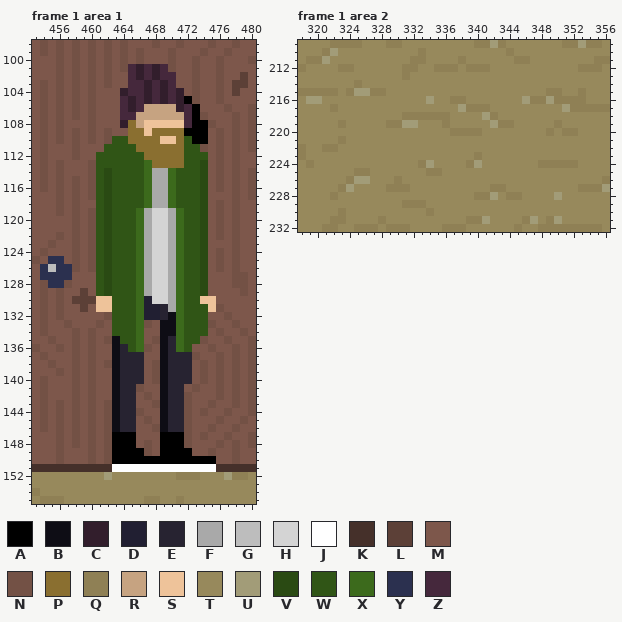
Two states of a pixel-art file, Arte/solarprototype3.ase. That is the earlier state.
640x360 pixels, 6 frames. Colours within 5 levels of each other are drawn and written as one. Shown: frame 1 area 1: x 453..480, y 98..155; frame 1 area 2: x 318..356, y 209..232. The commit also changed other frames or places, which this record leaves out.
Visible layers, top first: "hobo", "tendedero", "bottle battle", "cortina", "casa", "baño", "encima", "todo".
Palette (. is transparent): A #000000  B #0e0d15  C #321e2c  D #211f32  E #272331  F #a9a9a9  G #bdbdbd  H #d4d4d4  J #ffffff  K #45302a  L #5c4037  M #7d574b  N #735145  P #8a6f30  Q #8f8055  R #c6a381  S #eec39a  T #97895c  U #a29c78  V #2a4a13  W #305516  X #3c6a1c  Y #2b304f  Z #45283c
Pixels before, frame 1 area 1, first column x 453:
 98 MNMNMNMNMNMNMMMNMMNMMMNMMNMM
 99 MNMNMNMNMNMNMNMMMNMMMNMMNMMM
100 MMMNMNMNMNMNMNMMMNMMNMMNMMMN
101 MMMNMNMNMNMNZCZCZNMMNMMNMMMM
102 MMMNMNMNMNMMZCZCZZMMNMMNMMLM
103 MNMNMNMNMNMMZZCZCZMMNMMNMLLM
104 MNMNMNMNMMMCZZCZCZCMNMMNMLMM
105 MNMNMNMNMMMZCZCZCZCANMMNMMMM
106 MNMNMNMNMMMZCZRRRRCZAMMMNMMN
107 MNMNMNMNMMMZZRRRRRRZANMMMNMN
108 MNMNMMMNMMMCPRSSSSSZAANMMNMN
109 MNMNMNMNMNMMPPSPPPPAAAMNMNMN
110 MNMNMNMNMNWWPPPPSSPWAAMNMNMN
111 MNMMMNMMMWWWWPPPPPPWWNMNMNMN
112 MNMMMNMMWWWWWWPPPPPWWWMNMNMM
113 MNMNMMMNWWWWWWXPPPPWWVMNMNMM
114 MNMNMMMNWVWWWWXFFXWWWVMNMNMN
115 MNMNMNMNWVWWWWXFFXWWWVMNMNMN
116 MNMNMNMNWVWWWWXFFXWWWVMNMNMN
117 MMMNMNMNWVWWWWXFFXWWWVMMMNMN
118 MMMNMNMMWVWWWWXFFXWWWVMNMNMM
119 MMMNMNMNWVWWWXFHHFXWWVMNMNMM
120 MMMMMNMNWVWWWXFHHFXWWVMNMNMM
121 MMMMMNMNWVWWWXFHHFXWWVMNMNMM
122 MMMNMNMNWVWWWXFHHFXWWVMNMNMM
123 MMNMMNMNWVWWWXFHHFXWWVMMMNMM
124 MNMMMNMNWVWWWXFHHFXWWVMNMNMM
125 NMYYMNMNWVWWWXFHHFXWWVMNMNMM
126 MYGYYNMNWVWWWXFHHFXWWVMNMNMM
127 MYYYYMMMWVWWWXFHHFXWWVMMMNNM
128 MNYYNMMMWVWWWXFHHFXWWVMMMNNM
129 MNMNMMLMWVWWWXFHHFXWWVMMMMNM
130 MNMNMLLLSSWWWXDHHFXWWSSMMMMM
131 MNMNMMLMSSWWWXDDEFXWWWSNMMMM
132 MNMNMMMMMNWWWXDDEBXWWWMMNMMM
133 MNMMNMMMNMWWWXNMBBXWWWNMMNMM
134 MNMMMNMNMMWWWXMMBBXWWWMNMMNM
135 MMNMMNMNMNBWWXMNBEXWWNMMNMMN
136 NMMNMNMNMMBEWXNMBEXWMMNMMNMN
137 MNMMMNMNMMBEEEMMBEEENMMNMNMN
138 MMNMMNMNMNBEEEMNBEEEMNMNMNMN
139 MMMNMNMNMMBEEEMNBEEEMNMNMNMN
140 MNMMMNMNMMBEEEMNBEEEMNMNMNMN
141 MNMMMNMNMMBEENMMBEEMNMMNMNMN
142 MNMMMNMNMMBEEMNMBEENMMMNMNMN
143 MNMNMNMNMNBEEMMNBEENMMNMMNMN
144 MNMNMNMNMNBEENMMBEENMNMMNMMN
145 MNMNMNMNMNBEEMNMBEENMMMNMMNM
146 MNMNMNMNMNBEEMMNBEENMMNMMNMM
147 MMMNMNMNMNAAAMMMAAANMNMMNMMN
148 MMMNMNMNMNAAAMNMAAANMMMNMNMN
149 MMMNMMMNMNAAAANMAAAAMMNMMNMM
150 MMMNMMMNMNAAAAAAAAAAAAAMMNMM
151 KKKKKKKKKKJJJJJJJJJJJJJKKKKK
152 TTTTTTTTTUTTTTTTTTQQQTTTUQQT
153 TTTTTTTTTTTTTTTTTTTTTTTTTTTT
154 QTTTTTTTTTTTTTTTTTTTTTTTTTTT
155 TQQQTTTTTTTTTTQQTTQTTTTTTTTT
Pixels before, frame 1 area 2, first column x 318:
209 TTTTQQQQTTTQQTTTTTTTTTQQUQTTTTTTTQQUQQT
210 TTTQUTTTTTTTTTTQTTTTTTTTTTQTTTTTTTTTTTT
211 TQQUTTTTTTTTTTQQTTTTQTTTTTTQQTTTTTTTTQQ
212 QTTTTQQTTTTTTQQTTQQQTQQQTTTTTTTTTTTQQQT
213 TTTTTTTTTTTTTQTTTTTTTTTTTTTTTTTTTTTTTTT
214 TTTTTTTQTTTTTTTTTTTTTTTTTTTTTTTTTTTTTTT
215 QQQQQTQUUQQTTTTTTTTTTTTTTTTTTTTQQTTQTTT
216 TUUTTTTTTTTTTTTTUTTQQTTTTTTTUQQUQQQQTTT
217 TTTTQTTTTTTTTTTTTTTTUQQQTTTTTTTTTUQQQQQ
218 TTTTTTTTTTTTTQQQQQQTTTTUQTTTTTTTTTTTTTT
219 TTTTTQTTTTTQQUUTTTQTTTTTUQQTTTTTQTTTTTT
220 TTTTTTTTTTTTTTTTTTTQQQQTTTTTTTTQTQQTTTT
221 TTTTTQTTTTTTTTTTTTTTTTTTTTTTTTTTTTTTTTT
222 QTTQQTTTTTTTTTTTTTTTTTTTTTTTTTTTTTTTTTT
223 QTTTTTTTTTTTTTTTTTTTTTQTTTTTTTTTTTTTTTT
224 TQTTTTTTTTTTTTTQUTTTTQUTTTTTTTQQQQQTTTT
225 TTTTTTTQQTTTTTTTQQTTTTTTTTTTTTTTTTTTTTT
226 TTTTTTQUUTTTQTTTTTTTTTTTTTTTTTTTTTTTTTQ
227 TTTTTQUTTTTQQQTTTTTTTTTTQQTTTTTTTTTQQQU
228 TTTTQTTTTTTTTTTTTTTTTTQQUTQQTTTTUTTTTTT
229 TTTTTTTTTTTTTQQQTTTTTTTTTTTTTTTTTTTTTTT
230 TTTTTQTTTTTTTTTTQTTTTTTTTTTTTTTTTTTTTTT
231 TTTTQQTTTTQTTTTTTTTTTQQUTTTTQUTQUTTTTTT
232 TTTQQTTQQQTQQQTTTTQQQTTTTTTQTTQQQQQQQQT
After:
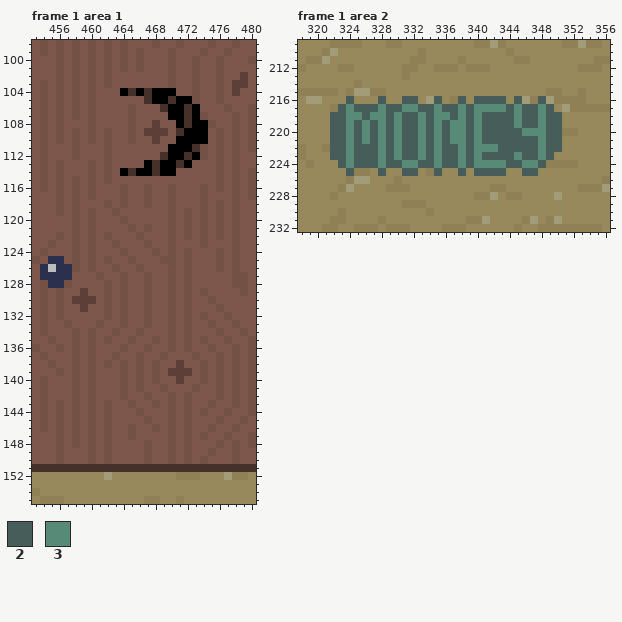
Colours new in this view: 2 #475d5a  3 #578a77
Change:
layer "Score" added
Frame 1 area 1, layer "hobo":
y 101: x 465..469 ZCZCZ -> MNMMM
y 102: x 465..470 ZCZCZZ -> MMMMMN
y 103: x 465..470 ZZCZCZ -> MMMMMN
y 104: x 464..471 CZZCZCZC -> AKAKAAAM
y 105: x 464..471 ZCZCZCZC -> MMMKAAKA
y 106: x 464..472 ZCZRRRRCZ -> MNMMMKAAK
y 107: x 464..472 ZZRRRRRRZ -> MNMMMMAAK
y 108: x 464..472 CPRSSSSSZ -> MNMMLMMAK
y 109: x 465..471 PPSPPPP -> NMLLLMK
y 110: x 463..472 WWPPPPSSPW -> MMNMMLMMAA
y 111: x 462..473 WWWWPPPPPPWW -> NMMMMMMMAAAK
y 112: x 461..474 WWWWWWPPPPPWWW -> MNMMMMMMKAAKAN
y 113: x 461..474 WWWWWWXPPPPWWV -> MNMMMMAKAAKAMM
y 114: x 461..474 WVWWWWXFFXWWWV -> MNMAKAAKAAMMMM
y 115: x 461..474 WVWWWWXFFXWWWV -> MNMMMMMMMMMMMM
y 116..117: x 461..474 WVWWWWXFFXWWWV -> MMMNMMNMMNMMMN
y 118: x 461..474 WVWWWWXFFXWWWV -> MNMNMMNMMNMMMN
y 119: x 461..474 WVWWWXFHHFXWWV -> MMNMMMMMMNMNMN
y 120: x 461..474 WVWWWXFHHFXWWV -> MMMNMMMMMNMNMN
y 121: x 461..474 WVWWWXFHHFXWWV -> MMMMNMNMMNMNMN
y 122: x 461..474 WVWWWXFHHFXWWV -> MNMMMNMMMNMNMN
y 123: x 461..474 WVWWWXFHHFXWWV -> MMNMMMNMMNMMMN
y 124: x 461..474 WVWWWXFHHFXWWV -> MMMNMMMNMNMNMM
y 125: x 461..474 WVWWWXFHHFXWWV -> MNMMNMMMNNMNMM
y 126: x 461..474 WVWWWXFHHFXWWV -> MMNMMNMMMNMNMM
y 127: x 461..474 WVWWWXFHHFXWWV -> NMMNMMNMMNMNMM
y 128: x 461..474 WVWWWXFHHFXWWV -> MNMNMMNMMNMNMM
y 129: x 461..474 WVWWWXFHHFXWWV -> MNMNMMNMMNMNMN
y 130: x 461..475 SSWWWXDHHFXWWSS -> MNMNMMNMMNMNMMN
y 131: x 461..475 SSWWWXDDEFXWWWS -> MNMNMMNMMNMNMMM
y 132: x 463..474 WWWXDDEBXWWW -> MNMMNMMNMNMN
y 133: x 463..466 WWWX -> MNMM; x 469..474 BBXWWW -> MNMNMM
y 134: x 463..466 WWWX -> NMMN; x 469..474 BBXWWW -> MNMNMM
y 135: x 463..466 BWWX -> MMNM; x 469..473 BEXWW -> MNMNM
y 136: x 463..466 BEWX -> MNMM; x 469..472 BEXW -> MNMN
y 137: x 463..466 BEEE -> NMMN; x 469..472 BEEE -> NMMM
y 138: x 463..466 BEEE -> MNMN; x 469..472 BEEE -> MMLM
y 139: x 463..466 BEEE -> MNMN; x 469..472 BEEE -> MLLL
y 140: x 463..466 BEEE -> MNMN; x 469..472 BEEE -> MMLM
y 141: x 463..465 BEE -> MNM; x 469..471 BEE -> NMM
y 142: x 463..465 BEE -> MNM; x 469..471 BEE -> MNM
y 143: x 463..465 BEE -> MMN; x 469..471 BEE -> MNM
y 144..145: x 463..465 BEE -> MMM; x 469..471 BEE -> MNM
y 146: x 463..465 BEE -> MMN; x 469..471 BEE -> MNM
y 147: x 463..465 AAA -> MMN; x 469..471 AAA -> MNM
y 148: x 463..465 AAA -> MMM; x 469..471 AAA -> MNM
y 149: x 463..466 AAAA -> MMMM; x 469..472 AAAA -> MNMN
y 150: x 463..475 AAAAAAAAAAAAA -> MMMMNMMNMNMNM
y 151: x 463..475 JJJJJJJJJJJJJ -> KKKKKKKKKKKKK
Frame 1 area 2, layer "Score":
y 216: x 324 T -> 2; x 328 T -> 2; x 331..332 TT -> 22; x 335 T -> 2; x 338 Q -> 2; x 340..343 TTTT -> 2222; x 345 T -> 2; x 348 Q -> 2
y 217: x 323..349 TTTTTTTTTTTTTTTUQQQTTTTTTTT -> 232223223322322323333232232
y 218: x 322..350 TTTTTTTTTQQQQQQTTTTUQTTTTTTTT -> 22332332322323323232222322322
y 219: x 322..350 TQTTTTTQQUUTTTQTTTTTUQQTTTTTQ -> 22323232322323233232222322322
y 220: x 322..350 TTTTTTTTTTTTTTTQQQQTTTTTTTTQT -> 22323232322323233232222233322
y 221: x 322..350 TQTTTTTTTTTTTTTTTTTTTTTTTTTTT -> 22323232322323233232222222322
y 222: x 322..350 QTTTTTTTTTTTTTTTTTTTTTTTTTTTT -> 22322232322323223233322222322
y 223: x 322..349 TTTTTTTTTTTTTTTTTTQTTTTTTTTT -> 2232223232232322323222232232
y 224: x 323..348 TTTTTTTTTTQUTTTTQUTTTTTTTQ -> 23222322332232232333322332
y 225: x 324 T -> 2; x 328 T -> 2; x 331..332 TT -> 22; x 335 Q -> 2; x 338 T -> 2; x 340..343 TTTT -> 2222; x 346..347 TT -> 22
Where, in picture pixels (left, top, right, bottom), the same in both pictures:
changed: (96, 64, 216, 472)
changed: (330, 96, 562, 176)
